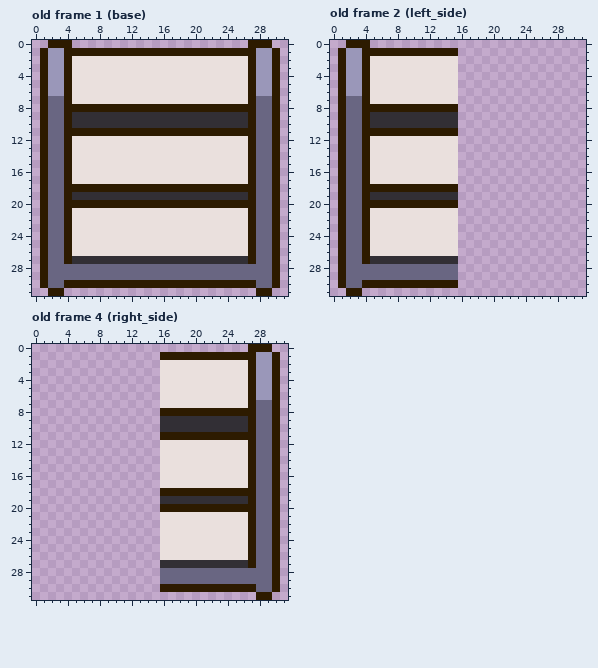
Two versions of one pixel-art file, carimbulante/sprites/shelves.aseprite. Above is the file before it was changed.
32x32 pixels, 6 frames. Colours within 5 levels of each other are drawn and written as one. Shown: old frame 1 (base), old frame 2 (left_side), old frame 4 (right_side). The commit also changed other frames, which this record leaves out.
Now the later version:
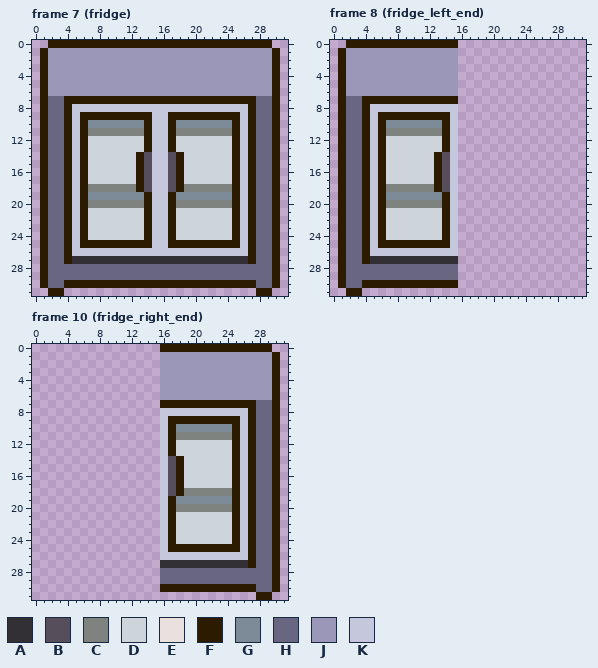
Palette (. is transparent): A #322f35  B #564f5b  C #7f837f  D #cdd4da  E #eae0dd  F #2d1b00  G #7d8a98  H #696682  J #9a97b9  K #c5c7dd
A new or re-ordered frame is compared with the old frame closest to it.
Commit: Sprites de "e", fridge e freezer
Edits made:
frames 6 -> 18
layer "door window" opacity 59% added
layer "doors" added
layer "Layer 1" added
Changed rows in their new state; - is an unchanged pixel.
Frame 7 (fridge) is new; against old frame 1 (base):
first column x 4:
 0 -FFFFFFFFFFFFFFFFFFFFFF-
 1 JJJJJJJJJJJJJJJJJJJJJJJJ
 2 JJJJJJJJJJJJJJJJJJJJJJJJ
 3 JJJJJJJJJJJJJJJJJJJJJJJJ
 4 JJJJJJJJJJJJJJJJJJJJJJJJ
 5 JJJJJJJJJJJJJJJJJJJJJJJJ
 6 JJJJJJJJJJJJJJJJJJJJJJJJ
 7 -FFFFFFFFFFFFFFFFFFFFFF-
 8 -KKKKKKKKKKKKKKKKKKKKKK-
 9 -KFFFFFFFFFKKFFFFFFFFFK-
10 -KFGGGGGGGFKKFGGGGGGGFK-
11 -K-CCCCCCC-KK-CCCCCCC-K-
12 -KFDDDDDDDFKKFDDDDDDDFK-
13 -KFDDDDDDDFKKFDDDDDDDFK-
14 -KFDDDDDDFBKKBFDDDDDDFK-
15 -KFDDDDDDFBKKBFDDDDDDFK-
16 -KFDDDDDDFBKKBFDDDDDDFK-
17 -KFDDDDDDFBKKBFDDDDDDFK-
18 -K-CCCCCC-BKKB-CCCCCC-K-
19 -KFGGGGGGGFKKFGGGGGGGFK-
20 -K-CCCCCCC-KK-CCCCCCC-K-
21 -KFDDDDDDDFKKFDDDDDDDFK-
22 -KFDDDDDDDFKKFDDDDDDDFK-
23 -KFDDDDDDDFKKFDDDDDDDFK-
24 -KFDDDDDDDFKKFDDDDDDDFK-
25 -KFFFFFFFFFKKFFFFFFFFFK-
26 -KKKKKKKKKKKKKKKKKKKKKK-
Frame 8 (fridge_left_end) is new; against old frame 2 (left_side):
first column x 4:
 0 -FFFFFFFFFFF
 1 JJJJJJJJJJJJ
 2 JJJJJJJJJJJJ
 3 JJJJJJJJJJJJ
 4 JJJJJJJJJJJJ
 5 JJJJJJJJJJJJ
 6 JJJJJJJJJJJJ
 7 -FFFFFFFFFFF
 8 -KKKKKKKKKKK
 9 -KFFFFFFFFFK
10 -KFGGGGGGGFK
11 -K-CCCCCCC-K
12 -KFDDDDDDDFK
13 -KFDDDDDDDFK
14 -KFDDDDDDFBK
15 -KFDDDDDDFBK
16 -KFDDDDDDFBK
17 -KFDDDDDDFBK
18 -K-CCCCCC-BK
19 -KFGGGGGGGFK
20 -K-CCCCCCC-K
21 -KFDDDDDDDFK
22 -KFDDDDDDDFK
23 -KFDDDDDDDFK
24 -KFDDDDDDDFK
25 -KFFFFFFFFFK
26 -KKKKKKKKKKK
Frame 10 (fridge_right_end) is new; against old frame 4 (right_side):
first column x 16:
 0 FFFFFFFFFFF-
 1 JJJJJJJJJJJJ
 2 JJJJJJJJJJJJ
 3 JJJJJJJJJJJJ
 4 JJJJJJJJJJJJ
 5 JJJJJJJJJJJJ
 6 JJJJJJJJJJJJ
 7 FFFFFFFFFFF-
 8 KKKKKKKKKKK-
 9 KFFFFFFFFFK-
10 KFGGGGGGGFK-
11 K-CCCCCCC-K-
12 KFDDDDDDDFK-
13 KFDDDDDDDFK-
14 KBFDDDDDDFK-
15 KBFDDDDDDFK-
16 KBFDDDDDDFK-
17 KBFDDDDDDFK-
18 KB-CCCCCC-K-
19 KFGGGGGGGFK-
20 K-CCCCCCC-K-
21 KFDDDDDDDFK-
22 KFDDDDDDDFK-
23 KFDDDDDDDFK-
24 KFDDDDDDDFK-
25 KFFFFFFFFFK-
26 KKKKKKKKKKK-
Boxes around the changes in both pictures, in picture pixels (x1, y1, x2, y2):
changed: (64, 40, 256, 256)
changed: (362, 40, 458, 256)
changed: (160, 344, 256, 560)
